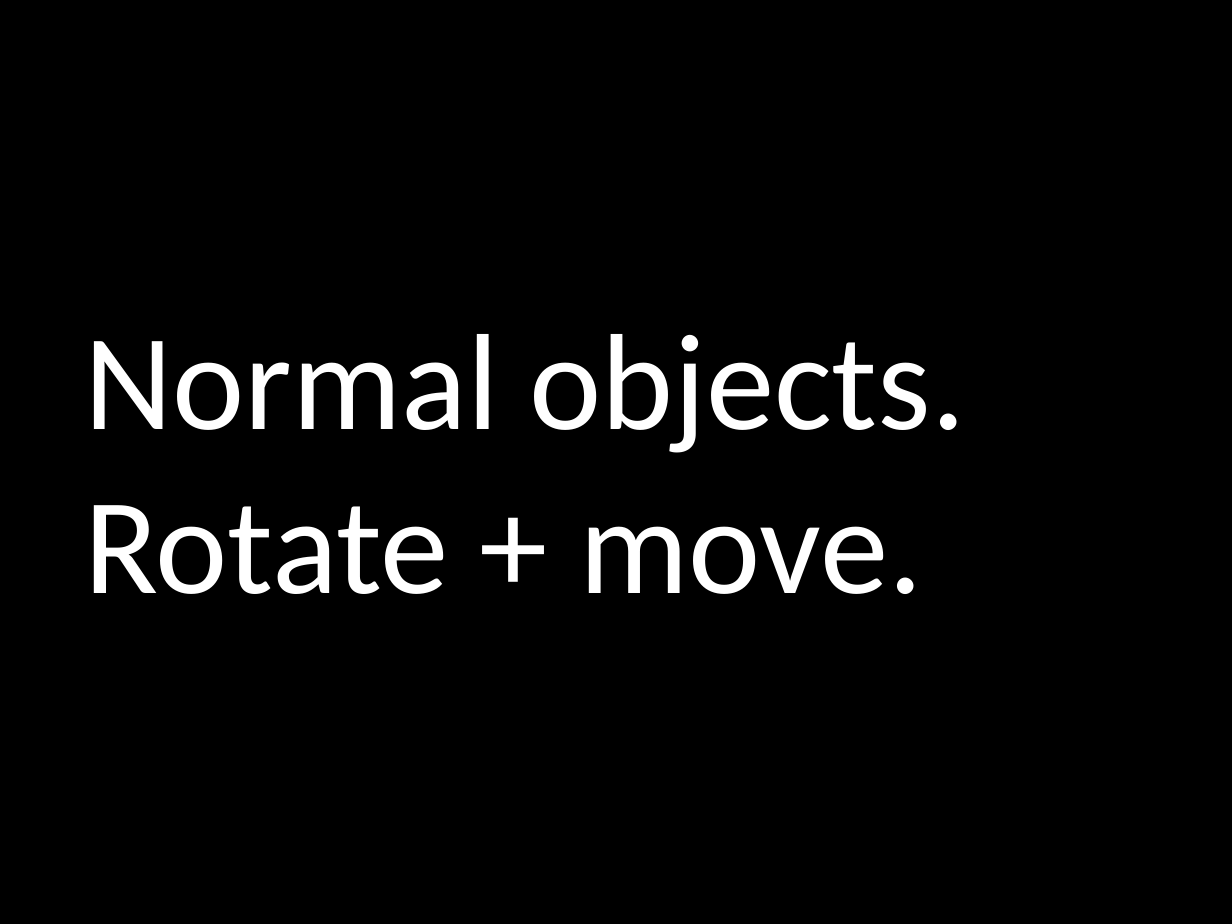
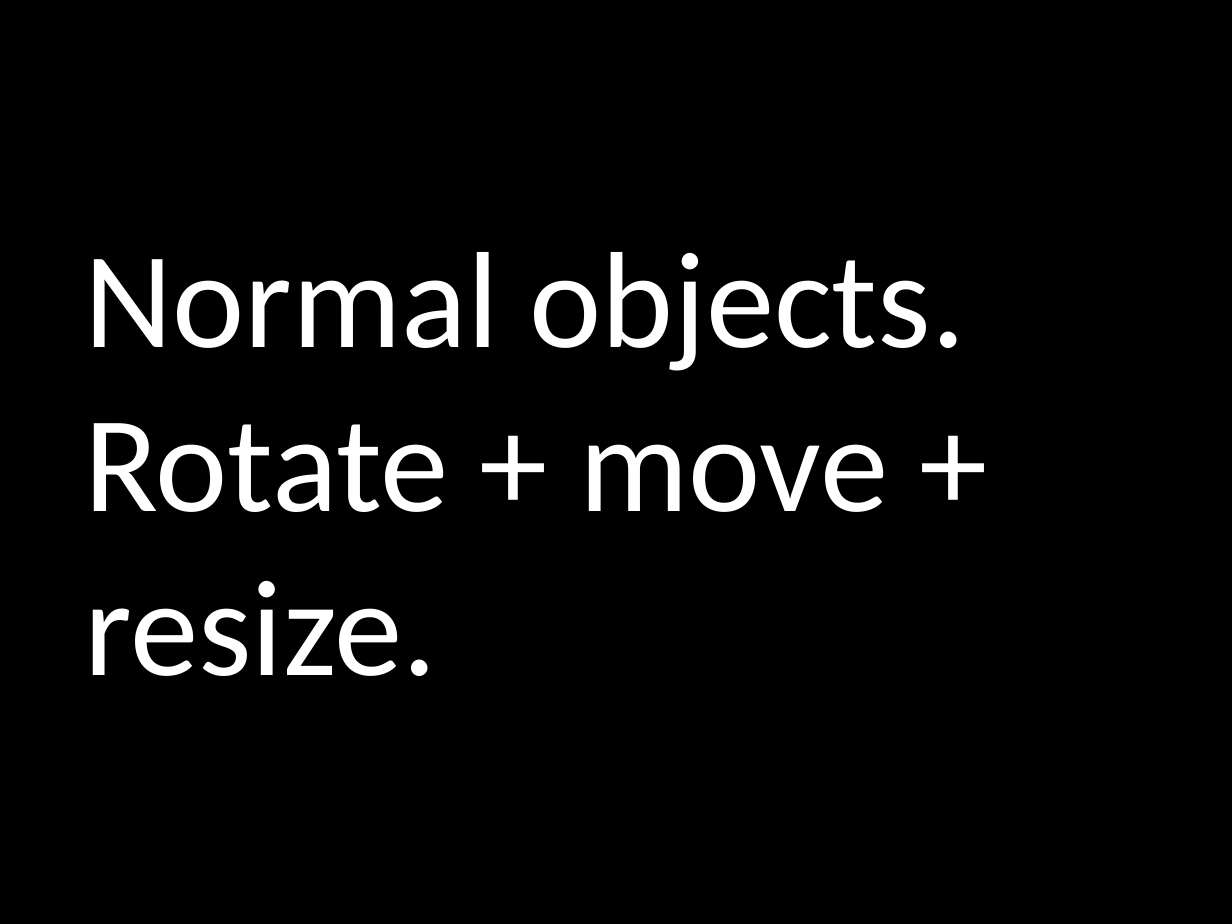
Before and after one commit to PowerPointLabs/PowerPointLabs, a slide deck: slide 7 of doc/Test scenarios.pptx. Drawn at 1232x924 pixels with LibreOffice and Linux fonts; fonts in the diff are those of the drawing. Boxes give left, top, right and bottom in pixels: in the first picture for what was removed or moved away, otherwise in the second. Text is boxed around its words. In the diff, an @@ line names an element or a change of style, - is before the commit and + after.

```diff
--- a/doc/Test scenarios.pptx
+++ b/doc/Test scenarios.pptx
@@ title at (84,252,965,676): text changed @@
-Normal objects.
-Rotate + move.
+Normal objects.
+Rotate + move + resize.
```
Also in this commit, not shown: 1 other slide changed, 2 slides added.
